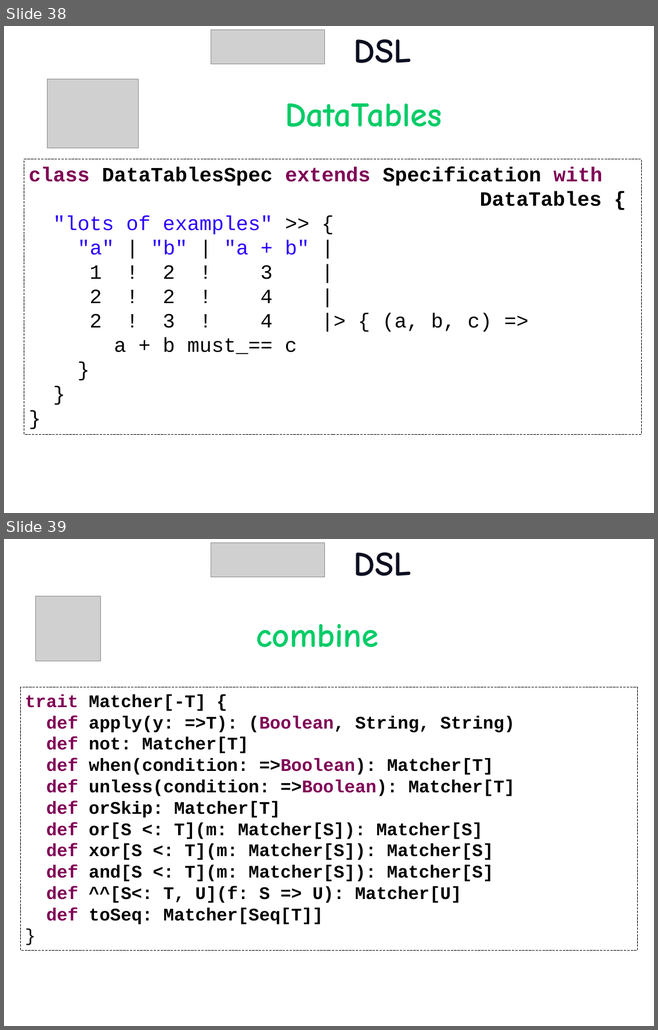
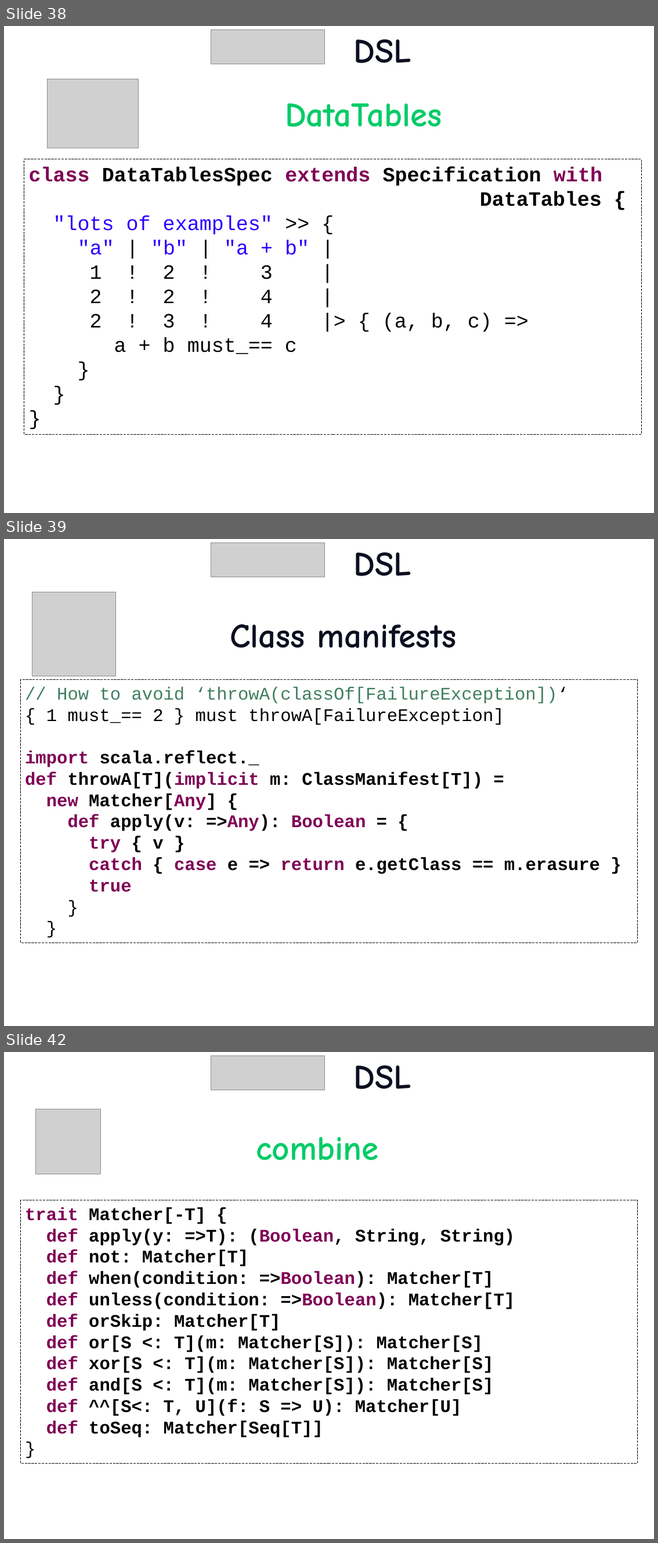
Before and after one commit to etorreborre/oscon-2010, a slide deck: src/main/resources/oscon_2010_specs.pptx. Shown one above the other, each under a label of ours: slides 38 and 39 before the commit, slides 38, 39 and 42 after it; the slides between them are not shown. The pictures are 658x1030 and 658x1543 pixels, drawn with LibreOffice and Linux fonts; fonts in the diff are those of the drawing; grey boxes stand for pictures; background and template pictures are left out. Boxes give left, top, right and bottom in pixels: in the first picture for what was removed or moved away, otherwise in the second. Text is boxed around its words. In the diff, an @@ line names an element or a change of style, - is before the commit and + after.

Commit message:
added class manifests

```diff
--- a/src/main/resources/oscon_2010_specs.pptx
+++ b/src/main/resources/oscon_2010_specs.pptx
@@ slide 39 added at (x1=4, y1=539, x2=654, y2=1026), background picture (left out) @@
@@ picture added at (x1=211, y1=542, x2=325, y2=577) @@
@@ title added at (x1=354, y1=552, x2=411, y2=576), 54 pt, text #0C0F20, bold @@
+DSL
@@ picture added at (x1=32, y1=592, x2=115, y2=676) @@
@@ text added at (x1=230, y1=624, x2=456, y2=648), 54 pt, text #0C0F20, bold @@
+Class manifests
@@ rectangle added at (x1=20, y1=680, x2=637, y2=943), outline #000000 0.75 pt dashed, 28 pt, text #000000, bold @@
+// How to avoid ‘throwA(classOf[FailureException])‘
+{ 1 must_== 2 } must throwA[FailureException]
+import scala.reflect._
+def throwA[T](implicit m: ClassManifest[T]) =
+new Matcher[Any] {
+def apply(v: =>Any): Boolean = {
+try { v }
+catch { case e => return e.getClass == m.erasure }
+true
+}
+}
@@ what was slide 39 is now slide 42 @@
```
Also in this commit, not shown: 1 slide changed, 4 other slides added, 2 other files.
